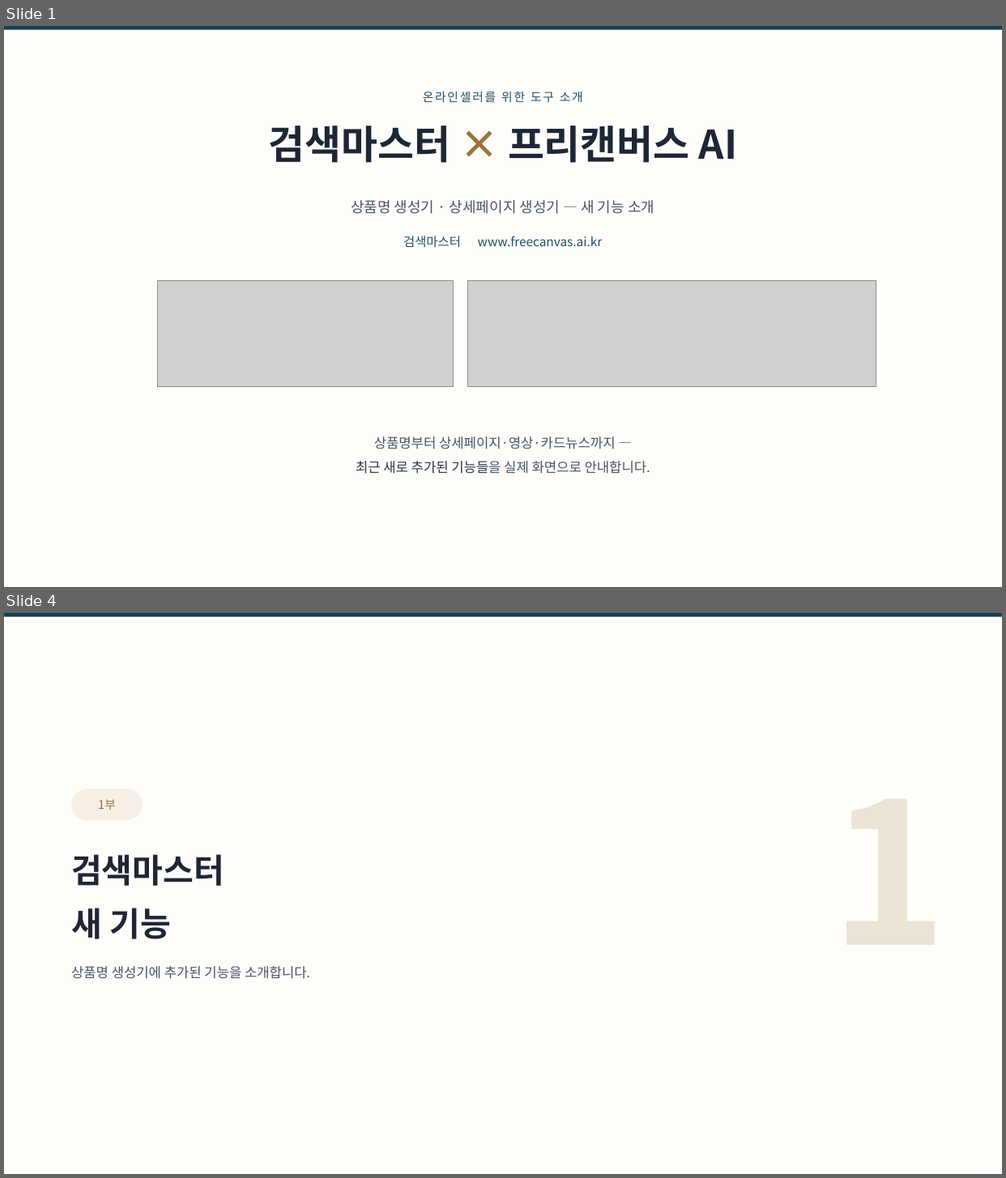
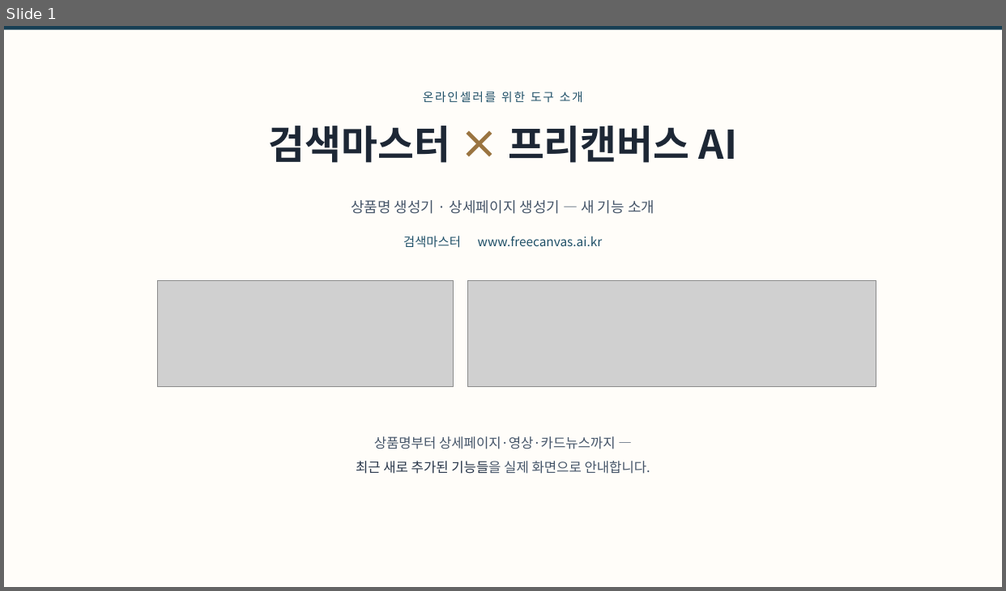
Before and after one commit to ramiteacher/searchmaster-x-freecanvas, a slide deck: slides.pptx. Shown one above the other, each under a label of ours: slides 1 and 4 before the commit, slide 1 after it; the slides between them are not shown. The pictures are 1006x1178 and 1006x591 pixels, drawn with LibreOffice and Linux fonts; fonts in the diff are those of the drawing; grey boxes stand for pictures. Boxes give left, top, right and bottom in pixels: in the first picture for what was removed or moved away, otherwise in the second. Text is boxed around its words. In the diff, an @@ line names an element or a change of style, - is before the commit and + after.

Commit message:
컴팩트 개편: 15장, 7/16 업데이트(AI 이미지 필터·숏폼 개편) 반영, 실물 결과 스샷 추가

```diff
--- a/slides.pptx
+++ b/slides.pptx
@@ slide 4 removed at <box>4,613,1002,1174</box>, background #FFFFFF @@
@@ rectangle removed at <box>4,613,1002,1174</box> @@
@@ rectangle removed at <box>4,613,1002,617</box> @@
@@ rounded rectangle removed at <box>71,789,143,820</box> @@
-1부
@@ text removed at <box>71,854,310,979</box> @@
-검색마스터
-새 기능
-상품명 생성기에 추가된 기능을 소개합니다.
```
Also in this commit, not shown: 14 slides changed, 3 other slides removed, 1 other file.
